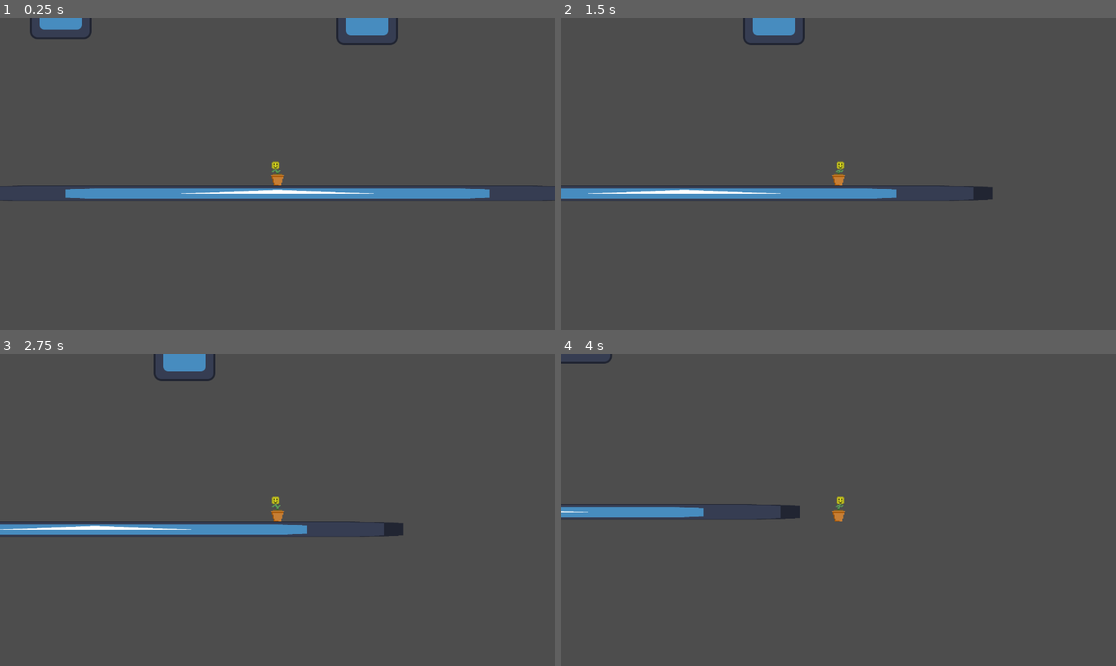
Above: before the commit, frames 1-4 (two rows, left to right).
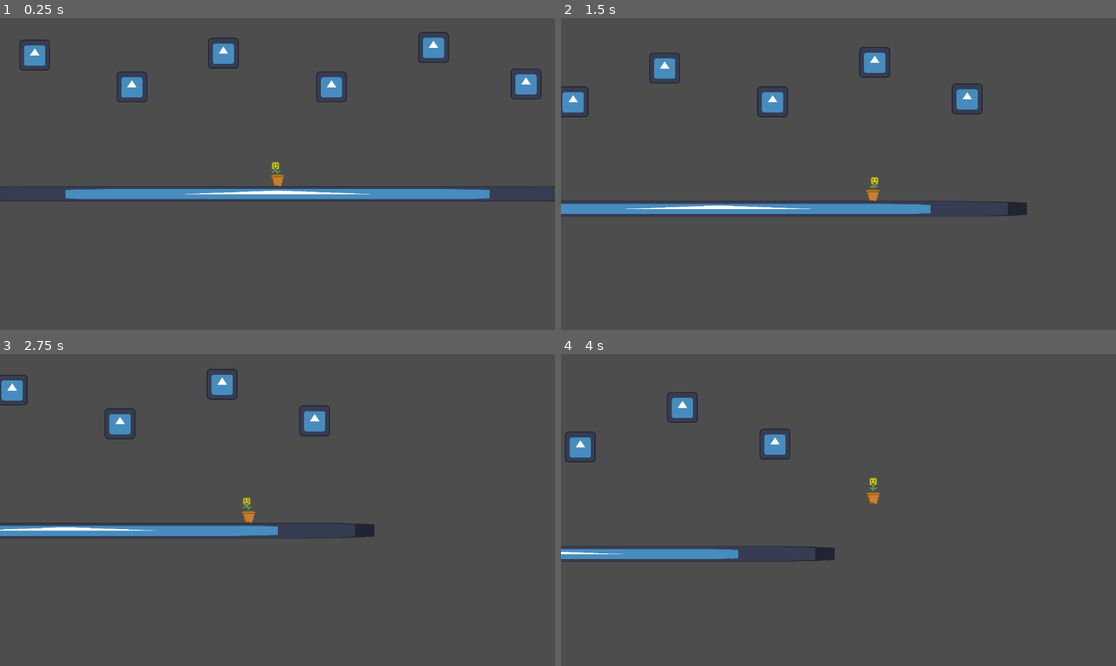
Above: after the commit, the same moments.

Repository: Joshanson527/Tendril-Tower
Game: Godot game, scene res://Scenes/game.tscn
Two runs of this game, one before a commit and one after it. Both use one fixed random seed, a clock stepped at 60 frames per second and the inputs below. The engine's default icon, where the game draws it, is replaced by a stand-in: a white triangle on a blue panel in a dark square.
Inputs (mouse positions are in pixels of both pictures, inside the frame that each line leads up to):
- Up to frame 1 (0.25 s): no input
- Up to frame 2 (1.5 s): move the mouse to (960, 158) at 0.52 s; hold D (right) from 0.53 s (still down); tap Mouse wheel up (decrease_length) at 0.6 s; tap Space (jump) at 0.77 s; tap Mouse wheel down (increase_length) at 0.8, 1.35 s; move the mouse to (727, 189) at 1.27 s
- Up to frame 3 (2.75 s): tap Space (jump) at 1.52 s; tap W (decrease_length_key, bound only after the commit) at 1.55 s; move the mouse to (333, 441) at 2.02 s; release D (right) at 2.03 s; hold A (left) from 2.03 s (still down); hold W (decrease_length_key, bound only after the commit) from 2.03 s (still down); tap Mouse wheel up (decrease_length) at 2.3 s
- Up to frame 4 (4 s): move the mouse to (810, 572) at 2.77 s; release A (left) at 2.78 s; release W (decrease_length_key, bound only after the commit) at 2.78 s; hold D (right) from 2.78 s (still down); tap Mouse wheel up (decrease_length) at 2.85 s; tap Space (jump) at 3.02, 3.77 s; tap Mouse wheel down (increase_length) at 3.05 s; move the mouse to (1005, 556) at 3.52 s; hold W (decrease_length_key, bound only after the commit) from 3.53 s (still down); click (1005, 556) at 3.6 s

The runs differ from the first frame. In frame 1, 3.9% of the frame differs, in the area x 0-100%, y 0-59%; in frame 2, 7.6%, in the area x 0-84%, y 0-64%; in frame 3, 3.8%; in frame 4, 3.8%.

Commit message:
Smoothened grapple motion
Added smooth rotation of the player when swinging/detaching grapple

Diff:
--- a/Scenes/game.tscn
+++ b/Scenes/game.tscn
@@ -10,20 +10,28 @@
 [node name="Node2D" type="Node2D"]
 
 [node name="Block1" parent="." instance=ExtResource("3_vsip8")]
-position = Vector2(-225, -192)
-scale = Vector2(0.5, 0.5)
+position = Vector2(-151, -111)
+scale = Vector2(0.25, 0.25)
 
 [node name="Block2" parent="." instance=ExtResource("3_vsip8")]
-position = Vector2(-86, -221)
-scale = Vector2(0.5, 0.5)
+position = Vector2(-56, -146)
+scale = Vector2(0.25, 0.25)
 
 [node name="Block3" parent="." instance=ExtResource("3_vsip8")]
-position = Vector2(93, -186)
-scale = Vector2(0.5, 0.5)
+position = Vector2(56, -111)
+scale = Vector2(0.25, 0.25)
 
 [node name="Block4" parent="." instance=ExtResource("3_vsip8")]
-position = Vector2(223, -227)
-scale = Vector2(0.5, 0.5)
+position = Vector2(162, -152)
+scale = Vector2(0.25, 0.25)
+
+[node name="Block5" parent="." instance=ExtResource("3_vsip8")]
+position = Vector2(-252, -144)
+scale = Vector2(0.25, 0.25)
+
+[node name="Block6" parent="." instance=ExtResource("3_vsip8")]
+position = Vector2(258, -114)
+scale = Vector2(0.25, 0.25)
 
 [node name="StaticBody2D" type="StaticBody2D" parent="."]
 
@@ -40,3 +48,5 @@
 [node name="Camera2D" type="Camera2D" parent="Character"]
 position = Vector2(0, -12)
 zoom = Vector2(2, 2)
+process_callback = 0
+position_smoothing_enabled = true
--- a/Scenes/player.tscn
+++ b/Scenes/player.tscn
@@ -263,7 +263,7 @@
 damping = 10.0
 
 [node name="RayCast2D" type="RayCast2D" parent="GrappleController"]
-target_position = Vector2(150, 0)
+target_position = Vector2(100, 0)
 
 [node name="Line2D" type="Line2D" parent="GrappleController"]
 z_index = -1
--- a/Scripts/grapple_controller.gd
+++ b/Scripts/grapple_controller.gd
@@ -8,8 +8,8 @@
 @onready var ray := $RayCast2D
 @onready var rope := $Line2D
 
-var launched = false
-var target: Vector2
+@export var launched = false
+@export var target: Vector2
 
 func _process(delta):
 	ray.look_at(get_global_mouse_position())
@@ -21,6 +21,9 @@
 
 	if launched:
 		handle_grapple(delta)
+	else:
+		target = position
+		target.x += 100
 
 func launch():
 	if ray.is_colliding():
--- a/Scripts/player.gd
+++ b/Scripts/player.gd
@@ -8,6 +8,8 @@
 @onready var gc := $GrappleController
 @onready var sprite := $AnimatedSprite2D
 
+@export var rotation_speed: float = 10.0
+
 func _physics_process(delta):
 	if Input.is_action_pressed("reset"):
 		var tree = get_tree()
@@ -17,30 +19,39 @@
 	if not is_on_floor():
 		velocity += get_gravity() * delta
 
-	if Input.is_action_just_pressed("increase_length"):
-		gc.rest_length += 5
-	elif Input.is_action_just_pressed("decrease_length"):
-		gc.rest_length -= 5
+	if (Input.is_action_just_pressed("increase_length") || Input.is_action_pressed("increase_length_key")) && gc.rest_length < 80:
+		gc.rest_length += 3
+	elif (Input.is_action_just_pressed("decrease_length") || Input.is_action_pressed("decrease_length_key")) && gc.rest_length > 20:
+		gc.rest_length -= 3
 
-	var direction = Input.get_axis("left", "right")
-	if direction:
-		velocity.x = lerp(velocity.x, SPEED * direction, ACCELERATION)
-		if direction > 0:
-			sprite.animation = "right"
+	var move_direction = Input.get_axis("left", "right")
+	if move_direction:
+		velocity.x = lerp(velocity.x, SPEED * move_direction, ACCELERATION)
+		if move_direction > 0:
+			sprite.play("right")
 		else:
-			sprite.animation = "left"
+			sprite.play("left")
 	else:
 		velocity.x = lerp(velocity.x, 0.0, DECELERATION)
-		sprite.animation = "idle"
+		if is_on_floor():
+			sprite.play("idle")
 
 	if Input.is_action_just_pressed("jump") && (is_on_floor() || gc.launched):
 		velocity.y += JUMP_VELOCITY
 		gc.retract()
 
 	if is_on_floor() and Input.is_action_pressed("down"):
-		sprite.animation = "down"
+		sprite.play("down")
 
 	if velocity.y < -10:
-		sprite.animation = "up"
+		sprite.play("up")
+
+	if gc.launched:
+		var target_pos = gc.target
+		var direction = (target_pos - global_position).normalized()
+		var target_ang = direction.angle() + deg_to_rad(90)
+		rotation = lerp_angle(rotation, target_ang, rotation_speed * delta)
+	else:
+		rotation_degrees = move_toward(rotation_degrees, 0, 100 * delta)
 
 	move_and_slide()
--- a/project.godot
+++ b/project.godot
@@ -17,7 +17,7 @@
 
 [editor_plugins]
 
-enabled=PackedStringArray("res://addons/health_hitbox_hurtbox/plugin.cfg")
+enabled=PackedStringArray()
 
 [file_customization]
 
@@ -46,20 +46,16 @@
 left={
 "deadzone": 0.5,
 "events": [Object(InputEventKey,"resource_local_to_scene":false,"resource_name":"","device":-1,"window_id":0,"alt_press …(191 unchanged characters)…
-, Object(InputEventKey,"resource_local_to_scene":false,"resource_name":"","device":-1,"window_id":0,"alt_pressed":false,"shift_pressed":false,"ctrl_pressed":false,"meta_pressed":false,"pressed":false,"keycode":0,"physical_keycode":4194319,"key_label":0,"unicode":0,"location":0,"echo":false,"script":null)
 ]
 }
 right={
 "deadzone": 0.5,
 "events": [Object(InputEventKey,"resource_local_to_scene":false,"resource_name":"","device":-1,"window_id":0,"alt_press …(192 unchanged characters)…
-, Object(InputEventKey,"resource_local_to_scene":false,"resource_name":"","device":-1,"window_id":0,"alt_pressed":false,"shift_pressed":false,"ctrl_pressed":false,"meta_pressed":false,"pressed":false,"keycode":0,"physical_keycode":4194321,"key_label":0,"unicode":0,"location":0,"echo":false,"script":null)
 ]
 }
 jump={
 "deadzone": 0.5,
 "events": [Object(InputEventKey,"resource_local_to_scene":false,"resource_name":"","device":-1,"window_id":0,"alt_press …(191 unchanged characters)…
-, Object(InputEventKey,"resource_local_to_scene":false,"resource_name":"","device":-1,"window_id":0,"alt_pressed":false,"shift_pressed":false,"ctrl_pressed":false,"meta_pressed":false,"pressed":false,"keycode":0,"physical_keycode":87,"key_label":0,"unicode":119,"location":0,"echo":false,"script":null)
-, Object(InputEventKey,"resource_local_to_scene":false,"resource_name":"","device":-1,"window_id":0,"alt_pressed":false,"shift_pressed":false,"ctrl_pressed":false,"meta_pressed":false,"pressed":false,"keycode":0,"physical_keycode":4194320,"key_label":0,"unicode":0,"location":0,"echo":false,"script":null)
 ]
 }
 grapple={
@@ -70,7 +66,6 @@
 down={
 "deadzone": 0.5,
 "events": [Object(InputEventKey,"resource_local_to_scene":false,"resource_name":"","device":-1,"window_id":0,"alt_press …(192 unchanged characters)…
-, Object(InputEventKey,"resource_local_to_scene":false,"resource_name":"","device":-1,"window_id":0,"alt_pressed":false,"shift_pressed":false,"ctrl_pressed":false,"meta_pressed":false,"pressed":false,"keycode":0,"physical_keycode":4194322,"key_label":0,"unicode":0,"location":0,"echo":false,"script":null)
 ]
 }
 reset={
@@ -88,6 +83,16 @@
 "events": [Object(InputEventMouseButton,"resource_local_to_scene":false,"resource_name":"","device":-1,"window_id":0,"a …(253 unchanged characters)…
 ]
 }
+increase_length_key={
+"deadzone": 0.5,
+"events": [Object(InputEventKey,"resource_local_to_scene":false,"resource_name":"","device":-1,"window_id":0,"alt_pressed":false,"shift_pressed":false,"ctrl_pressed":false,"meta_pressed":false,"pressed":false,"keycode":0,"physical_keycode":83,"key_label":0,"unicode":115,"location":0,"echo":false,"script":null)
+]
+}
+decrease_length_key={
+"deadzone": 0.5,
+"events": [Object(InputEventKey,"resource_local_to_scene":false,"resource_name":"","device":-1,"window_id":0,"alt_pressed":false,"shift_pressed":false,"ctrl_pressed":false,"meta_pressed":false,"pressed":false,"keycode":0,"physical_keycode":87,"key_label":0,"unicode":119,"location":0,"echo":false,"script":null)
+]
+}
 
 [rendering]
 
